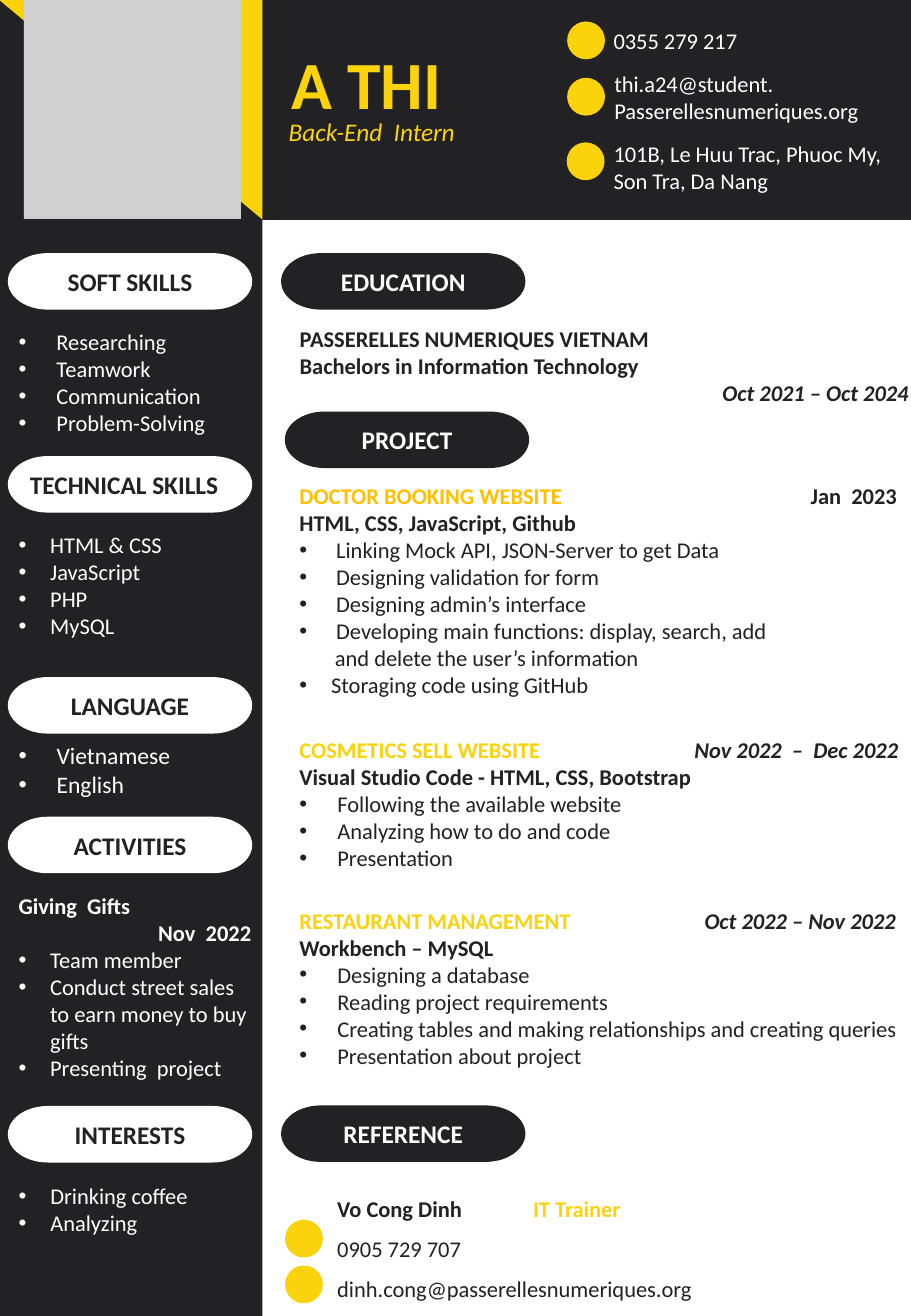
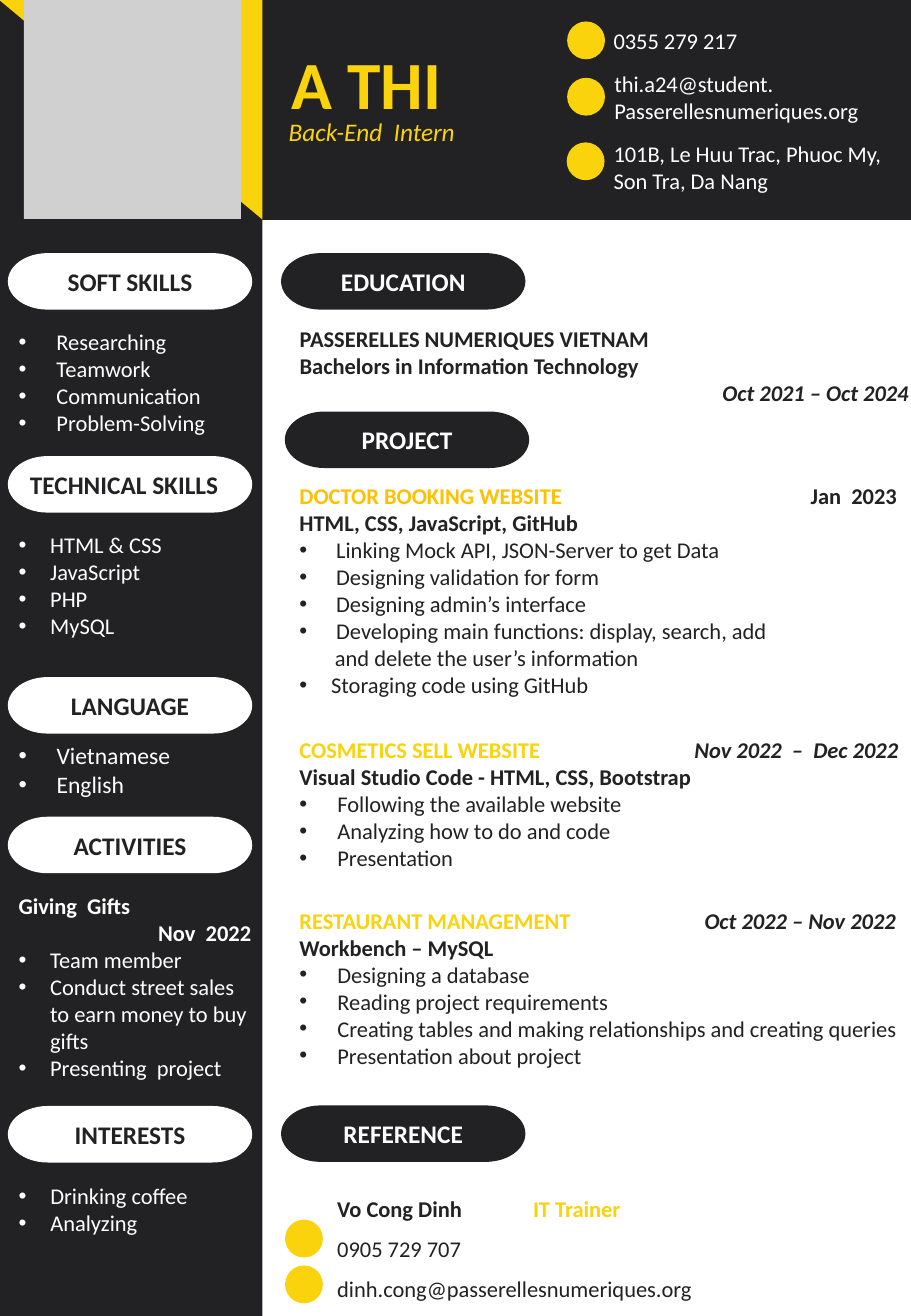
Before and after one commit to thibackend/PLT4, a slide deck: slide 1 of main CV.pptx. Drawn at 911x1316 pixels with LibreOffice and Linux fonts; fonts in the diff are those of the drawing; grey boxes stand for pictures; background and template pictures are left out. Boxes give left, top, right and bottom in pixels: in the first picture for what was removed or moved away, otherwise in the second. Text is boxed around its words. In the diff, an @@ line names an element or a change of style, - is before the commit and + after.

```diff
--- a/main CV.pptx
+++ b/main CV.pptx
@@ text at [299, 515, 578, 535]: text changed @@
-HTML, CSS, JavaScript, Github
+HTML, CSS, JavaScript, GitHub
```
